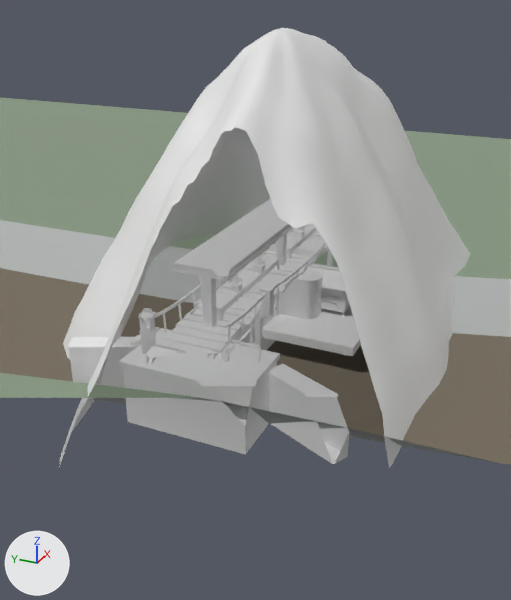
An edit to the Blender file blender/SM_Env_Pack.blend, drawn before and after from the same camera.
Camera for both pictures: a 50 mm camera at (-44.7, -18.2, 22.9) aimed at (-3.6, 0.3, 2.4). Lighting does not change. The marker at lower left points along +X, +Y and +Z. The picture after the commit comes second. Everything nearer to the camera than a plane just in front of the edit is cut away.

Names of what the first picture shows: 'SM_Env_BankSampah', 'SM_Env_GunungSampah_3Tiers', 'SM_Env_JembatanUtama', 'SM_Env_PintuAirSiaga1', 'SM_Env_RiverValleyTerrain'.
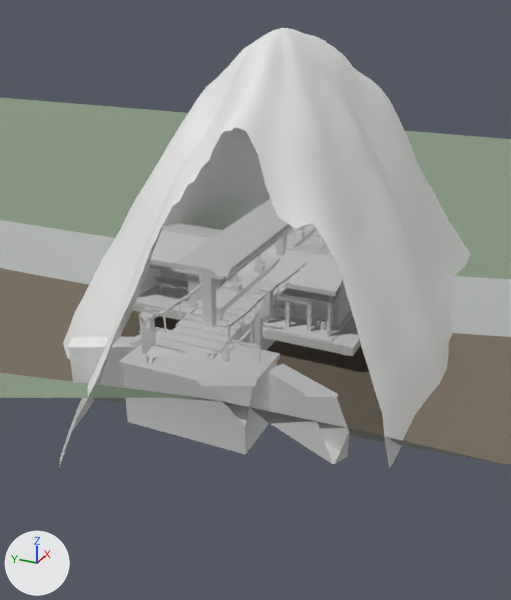
What the commit changed:
Material 'M_Env_TembokPutih' (mat_m_env_tembokputih) is new.
Its base color is (0.8, 0.8, 0.8) (white #e7e7e7).
Material 'M_Env_PapanKopdes' (mat_m_env_papankopdes) is new.
Its base color is (0.8, 0.8, 0.8) (white #e7e7e7).
Material 'M_Env_PintuMerah' (mat_m_env_pintumerah) is new.
Its base color is (0.8, 0.8, 0.8) (white #e7e7e7).
Mesh me_sm_env_koperasidesa is new.
It has 626 vertices, 468 faces and spans x -3.5..5.1, y -5.4..11.4, z -0.5..4.8.
It uses material mat_m_env_tembokputih (white #e7e7e7).
It uses material mat_m_env_sengmerah (white #e7e7e7).
It uses material mat_m_env_senggalvanis (white #e7e7e7).
It uses material mat_m_env_pintumerah (white #e7e7e7).
It uses material mat_m_env_besigelap (white #e7e7e7).
It uses material mat_m_env_kayupapan (white #e7e7e7).
It uses material mat_m_env_trashpieces (white #e7e7e7).
It uses material mat_m_env_papankopdes (white #e7e7e7).
It uses material mat_m_env_betonputih (white #e7e7e7).
Object 'SM_Env_KoperasiDesa' (ob_sm_env_koperasidesa) is new; it shows me_sm_env_koperasidesa.
Its location is (0.0, 0.0, 0.0).

What differs and where, as boxes (x1, y1, x2, y2) in the pictures (511 x 600 px):
'SM_Env_KoperasiDesa', added
    after: (133, 223, 352, 343)
    faces in mat_m_env_sengmerah (white #e7e7e7): (151, 224, 343, 304)
    faces in mat_m_env_betonputih (white #e7e7e7): (133, 284, 352, 343)
    faces in mat_m_env_tembokputih (white #e7e7e7): (138, 264, 351, 336)
    faces in mat_m_env_senggalvanis (white #e7e7e7): (149, 223, 343, 304)
    faces in mat_m_env_pintumerah (white #e7e7e7): (164, 270, 338, 326)
'SM_Env_BankSampah', unchanged, covered by the edit
    before: (195, 245, 361, 356)
    after: (195, 291, 361, 356)
